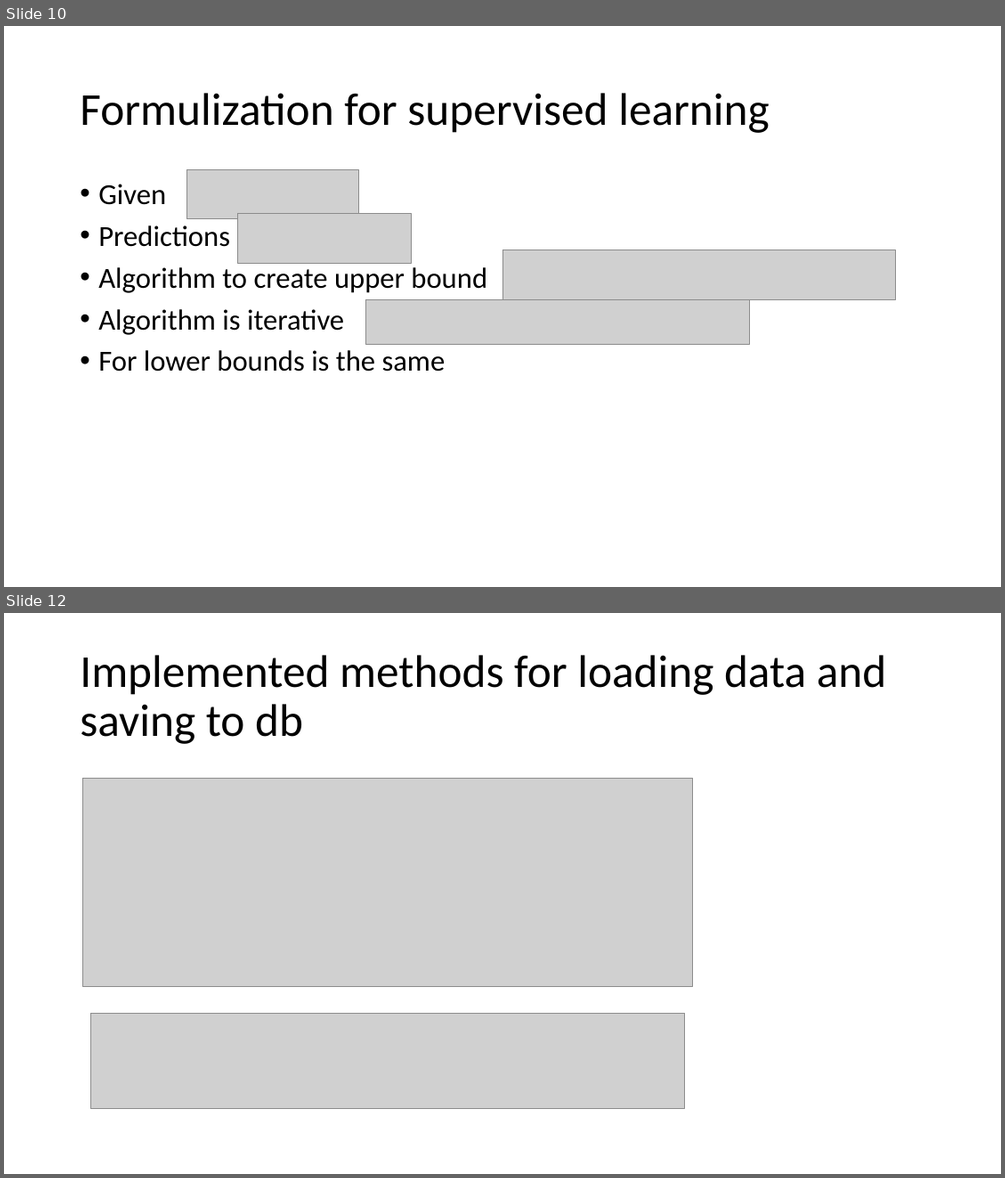
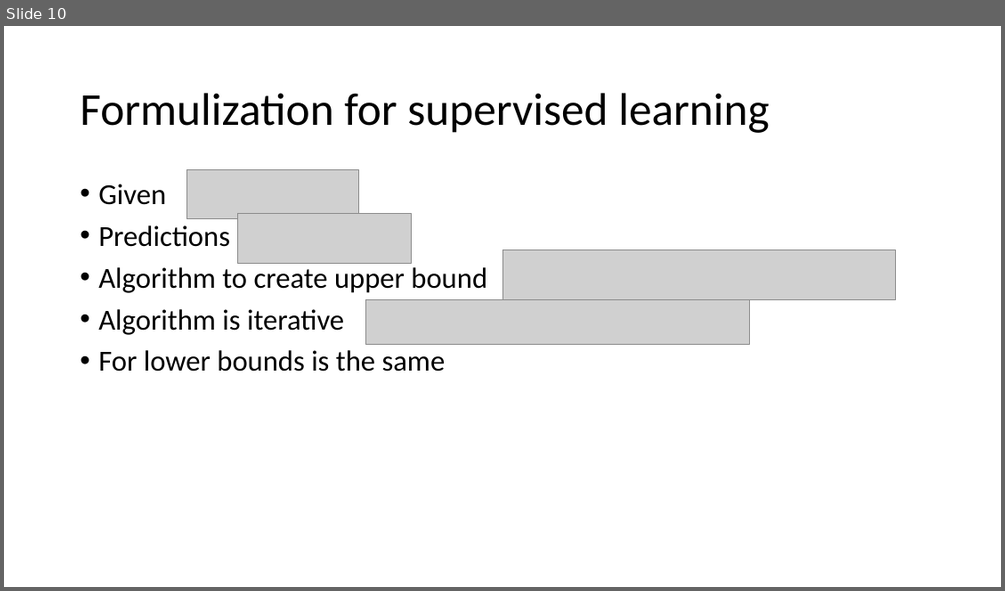
Before and after one commit to NickThe1/kbtu-data-visualization, a slide deck: distrib.pptx. Shown one above the other, each under a label of ours: slides 10 and 12 before the commit, slide 10 after it; the slides between them are not shown. The pictures are 1005x1178 and 1005x591 pixels, drawn with LibreOffice and Linux fonts; fonts in the diff are those of the drawing; grey boxes stand for pictures. Boxes give left, top, right and bottom in pixels: in the first picture for what was removed or moved away, otherwise in the second. Text is boxed around its words. In the diff, an @@ line names an element or a change of style, - is before the commit and + after.

```diff
--- a/distrib.pptx
+++ b/distrib.pptx
@@ slide 12 removed at box(4, 613, 1001, 1174), background #FFFFFF @@
@@ title removed at box(80, 655, 886, 744) @@
-Implemented methods for loading data and saving to db
@@ picture removed at box(83, 779, 693, 986) @@
@@ picture removed at box(90, 1013, 685, 1109) @@
```
Also in this commit, not shown: 3 slides changed, 4 slides added, 3 other slides removed, 6 other files.
